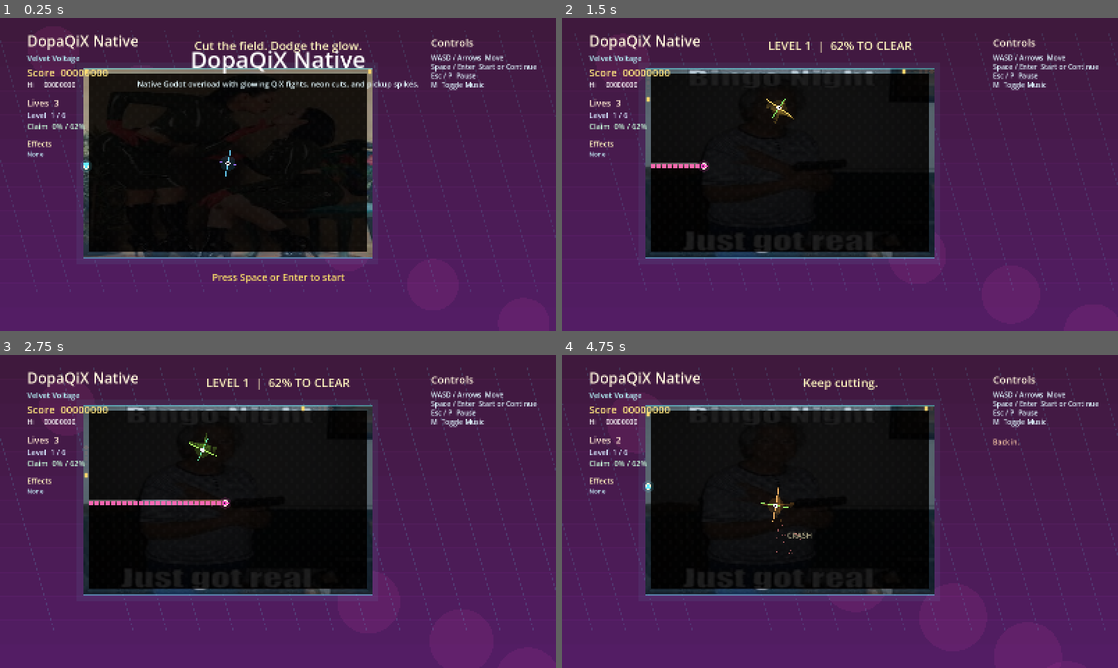
Above: before the commit, frames 1-4 (two rows, left to right).
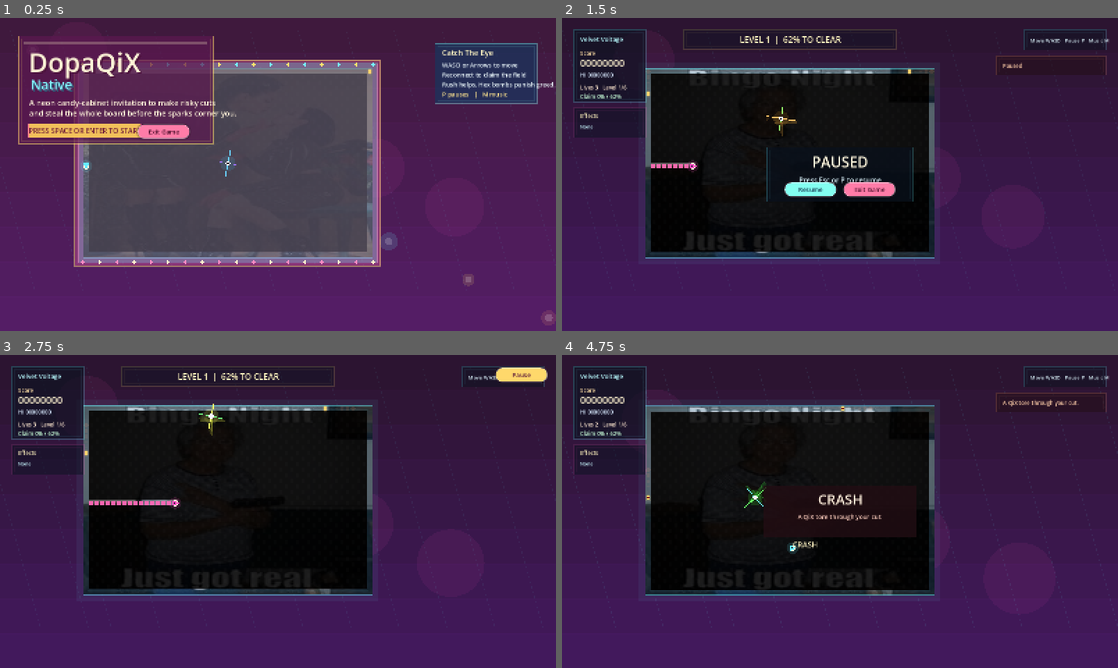
Above: after the commit, the same moments.

Repository: soolafsen/DopaQix
Game: Godot game, scene res://main.tscn
Same seed, same stepped clock (60 frames per second), same inputs: the game is played once before the commit and once after it.
Inputs (mouse positions are in pixels of both pictures, inside the frame that each line leads up to):
- Up to frame 1 (0.25 s): no input
- Up to frame 2 (1.5 s): tap Enter at 0.5 s; hold D (move_right) 0.53-1.25 s; tap Space (accept) at 0.6 s; click (1084, 36) at 1.25 s, where only the run after the commit has a clickable "Pause"
- Up to frame 3 (2.75 s): click (250, 527) at 2 s, where only the run after the commit has a clickable "Resume"
- Up to frame 4 (4.75 s): hold S (move_down) 2.78-3.53 s; tap M (toggle_music) at 2.85 s; hold D (move_right) 3.53-4.28 s; tap Enter at 3.6 s; hold W (move_up) from 4.28 s (still down); tap P at 4.35 s

The runs differ from the first frame. In frame 1, 43% of the frame differs, in the area x 0-100%, y 5-97%; in frame 2, 15%; in frame 3, 14%; in frame 4, 16%.

Commit message:
feat(ui): add pause and exit controls

Diff:
--- a/scripts/game.gd
+++ b/scripts/game.gd
@@ -124,6 +124,9 @@
 var sfx_players := []
 var sfx_index := 0
 var audio_streams := {}
+var pause_button: Button
+var resume_button: Button
+var exit_button: Button
 
 
 func _ready() -> void:
@@ -133,6 +136,7 @@
 	_load_backgrounds()
 	_ensure_input_actions()
 	_build_audio()
+	_build_ui()
 	_load_progress()
 	_reset_run_state()
 	queue_redraw()
@@ -151,6 +155,8 @@
 
 	_update_effects(delta)
 	_update_audio_mix()
+	_layout_ui()
+	_refresh_ui()
 
 	match state_name:
 		"title":
@@ -212,6 +218,11 @@
 	state_timer = 0.0
 
 
+func _notification(what: int) -> void:
+	if what == NOTIFICATION_RESIZED:
+		_layout_ui()
+
+
 func _start_game() -> void:
 	score = 0
 	lives = START_LIVES
@@ -1165,6 +1176,98 @@
 	config.save(SAVE_PATH)
 
 
+func _build_ui() -> void:
+	pause_button = _make_ui_button("Pause", Color("ffd86b"), Color("5c1b3a"))
+	pause_button.pressed.connect(_on_pause_button_pressed)
+	add_child(pause_button)
+
+	resume_button = _make_ui_button("Resume", Color("83fff1"), Color("11344d"))
+	resume_button.pressed.connect(_on_resume_button_pressed)
+	add_child(resume_button)
+
+	exit_button = _make_ui_button("Exit Game", Color("ff7ca8"), Color("4d102c"))
+	exit_button.pressed.connect(_on_exit_button_pressed)
+	add_child(exit_button)
+
+
+func _make_ui_button(label: String, fill: Color, font_color: Color) -> Button:
+	var button := Button.new()
+	button.text = label
+	button.custom_minimum_size = Vector2(150.0, 42.0)
+	button.add_theme_font_size_override("font_size", 18)
+	button.add_theme_color_override("font_color", font_color)
+	button.add_theme_color_override("font_hover_color", font_color)
+	button.add_theme_color_override("font_pressed_color", font_color)
+	button.add_theme_color_override("font_disabled_color", _with_alpha(font_color, 0.5))
+
+	var normal := StyleBoxFlat.new()
+	normal.bg_color = fill
+	normal.border_color = _with_alpha(Color.WHITE, 0.32)
+	normal.border_width_left = 2
+	normal.border_width_top = 2
+	normal.border_width_right = 2
+	normal.border_width_bottom = 2
+	normal.corner_radius_top_left = 18
+	normal.corner_radius_top_right = 18
+	normal.corner_radius_bottom_left = 18
+	normal.corner_radius_bottom_right = 18
+	normal.shadow_color = _with_alpha(Color("2b0d1b"), 0.32)
+	normal.shadow_size = 5
+
+	var hover := normal.duplicate()
+	hover.bg_color = fill.lightened(0.08)
+
+	var pressed := normal.duplicate()
+	pressed.bg_color = fill.darkened(0.08)
+
+	button.add_theme_stylebox_override("normal", normal)
+	button.add_theme_stylebox_override("hover", hover)
+	button.add_theme_stylebox_override("pressed", pressed)
+	button.add_theme_stylebox_override("focus", hover)
+	return button
+
+
+func _layout_ui() -> void:
+	if pause_button != null:
+		pause_button.position = Vector2(size.x - 174.0, 36.0)
+
+	if state_name == "title":
+		if exit_button != null:
+			exit_button.position = Vector2(396.0, 306.0)
+	elif state_name == "paused":
+		if resume_button != null:
+			resume_button.position = Vector2(size.x * 0.5 - 160.0, size.y * 0.5 + 22.0)
+		if exit_button != null:
+			exit_button.position = Vector2(size.x * 0.5 + 10.0, size.y * 0.5 + 22.0)
+	elif state_name == "game_over":
+		if exit_button != null:
+			exit_button.position = Vector2(size.x * 0.5 - 75.0, size.y * 0.5 + 82.0)
+
+
+func _refresh_ui() -> void:
+	if pause_button != null:
+		pause_button.visible = state_name == "playing"
+	if resume_button != null:
+		resume_button.visible = state_name == "paused"
+	if exit_button != null:
+		exit_button.visible = state_name in ["title", "paused", "game_over"]
+
+
+func _on_pause_button_pressed() -> void:
+	if state_name == "playing":
+		_toggle_pause()
+
+
+func _on_resume_button_pressed() -> void:
+	if state_name == "paused":
+		_toggle_pause()
+
+
+func _on_exit_button_pressed() -> void:
+	_save_progress()
+	get_tree().quit()
+
+
 func _draw() -> void:
 	_draw_backdrop()
 	_draw_board()
@@ -1174,7 +1277,8 @@
 	_draw_pickups()
 	_draw_player()
 	_draw_floaters()
-	_draw_hud()
+	if state_name != "title":
+		_draw_hud()
 	_draw_overlay()
 	if flash_strength > 0.0:
 		var overlay := flash_color
@@ -1184,33 +1288,47 @@
 
 func _draw_backdrop() -> void:
 	draw_rect(Rect2(Vector2.ZERO, size), _theme_color("bg_a"), true)
-	for band in range(14):
-		var t := float(band) / 13.0
+	var title_mode := state_name == "title"
+	for band in range(10):
+		var t := float(band) / 9.0
 		var y := lerpf(0.0, size.y, t)
-		var color := _theme_color("bg_a").lerp(_theme_color("bg_b"), t).lerp(_theme_color("bg_c"), 0.25)
-		color.a = 0.92
-		draw_rect(Rect2(Vector2(0.0, y), Vector2(size.x, size.y / 13.0 + 3.0)), color, true)
-
-	for blob in range(8):
-		var wobble := title_phase * (0.14 + blob * 0.03)
+		var color := _theme_color("bg_a").lerp(_theme_color("bg_b"), t).lerp(_theme_color("bg_c"), 0.24 if title_mode else 0.16)
+		color.a = 0.96
+		draw_rect(Rect2(Vector2(0.0, y), Vector2(size.x, size.y / 9.0 + 4.0)), color, true)
+
+	for blob in range(5):
+		var wobble := title_phase * (0.12 + blob * 0.028)
 		var center := Vector2(
-			150.0 + blob * 185.0 + sin(wobble * 1.4 + blob) * 84.0,
+			220.0 + blob * 285.0 + sin(wobble * 1.4 + blob) * 64.0,
 			90.0 + fmod(blob * 112.0 + title_phase * 22.0, size.y + 180.0)
 		)
 		var glow := _theme_color("bg_c")
-		glow.a = 0.09
-		draw_circle(center, 72.0 + sin(wobble) * 26.0, glow)
-
-	for stripe in range(18):
-		var offset := fmod(title_phase * 110.0 + stripe * 96.0, size.x + 260.0) - 130.0
+		glow.a = 0.07
+		draw_circle(center, 84.0 + sin(wobble) * 22.0, glow)
+
+	for stripe in range(14):
+		var offset := fmod(title_phase * 88.0 + stripe * 138.0, size.x + 260.0) - 130.0
 		var stripe_color := _theme_color("rail")
-		stripe_color.a = 0.11 + danger_level * 0.08
+		stripe_color.a = 0.06 + danger_level * 0.04
 		draw_line(
 			Vector2(offset, BOARD_RECT.position.y - 110.0),
 			Vector2(offset + 210.0, BOARD_RECT.end.y + 100.0),
 			stripe_color,
-			2.0
+			1.5
 		)
+	if title_mode:
+		for candy in range(9):
+			var x := 90.0 + candy * 210.0 + sin(title_phase * 0.8 + candy) * 24.0
+			var y := 88.0 + fmod(110.0 * candy + title_phase * 18.0, size.y - 120.0)
+			var candy_palette: Array = [
+				Color("ff75c8"),
+				Color("6ff7ff"),
+				Color("ffe066"),
+				Color("ff9f68")
+			]
+			var candy_color: Color = candy_palette[candy % 4]
+			draw_circle(Vector2(x, y), 18.0 + (candy % 3) * 4.0, _with_alpha(candy_color, 0.14))
+			draw_circle(Vector2(x, y), 9.0 + (candy % 2) * 2.0, _with_alpha(Color.WHITE, 0.18))
 
 
 func _draw_board() -> void:
@@ -1240,6 +1358,9 @@
 
 	draw_rect(_shift_rect(board, camera_offset * 0.18), _with_alpha(_theme_color("rail"), 0.46), false, 3.0)
 	draw_rect(_shift_rect(board.grow(-12.0), camera_offset * 0.08), _with_alpha(_theme_color("rail"), 0.07), false, 2.0)
+	if state_name == "title":
+		_draw_candy_frame(board)
+		draw_rect(board, Color(0, 0, 0, 0.22), true)
 
 
 func _draw_player() -> void:
@@ -1348,55 +1469,77 @@
 
 
 func _draw_hud() -> void:
-	var left_x := 78.0
-	var top_y := 82.0
-	_draw_label(Vector2(left_x, top_y), "DopaQiX Native", 42, Color("fff5dc"))
-	_draw_label(Vector2(left_x, top_y + 42), current_theme.get("name", "Arcade"), 22, Color("b9fbff"))
-	_draw_label(Vector2(left_x, top_y + 86), "Score  %08d" % score, 30, Color("ffe680"))
-	_draw_label(Vector2(left_x, top_y + 118), "Hi     %08d" % high_score, 20, Color("ffffff"))
-	_draw_label(Vector2(left_x, top_y + 172), "Lives  %d" % lives, 26, Color("ffe9d1"))
-	_draw_label(Vector2(left_x, top_y + 206), "Level  %d / %d" % [level, FINAL_LEVEL], 22, Color("d7e9ff"))
-	_draw_label(Vector2(left_x, top_y + 238), "Claim  %d%% / %d%%" % [int(capture_percent), capture_goal], 22, Color("c8ffda"))
+	var left_panel := Rect2(Vector2(34.0, 34.0), Vector2(208.0, 208.0))
+	_draw_panel(left_panel, Color("0b1220", 0.64), _with_alpha(_theme_color("rail"), 0.22))
+	_draw_label(left_panel.position + Vector2(18.0, 34.0), current_theme.get("name", "Arcade"), 18, Color("b9fbff"))
+	_draw_label(left_panel.position + Vector2(18.0, 74.0), "Score", 16, Color("ffe0a6"))
+	_draw_label(left_panel.position + Vector2(18.0, 106.0), "%08d" % score, 28, Color("fff3d1"))
+	_draw_label(left_panel.position + Vector2(18.0, 136.0), "Hi %08d" % high_score, 16, Color("d8eaff"))
+	_draw_label(left_panel.position + Vector2(18.0, 172.0), "Lives %d   Level %d/%d" % [lives, level, FINAL_LEVEL], 16, Color("ffe9d1"))
+	_draw_label(left_panel.position + Vector2(18.0, 198.0), "Claim %d%% / %d%%" % [int(capture_percent), capture_goal], 16, Color("c8ffda"))
 
 	var effects := []
 	for key in ["rush", "shield", "hex"]:
 		if _effect_active(key):
 			effects.append("%s %.0fs" % [PICKUP_META[key]["title"], ceil(active_effects[key])])
-	_draw_label(Vector2(left_x, top_y + 288), "Effects", 22, Color("fff3bf"))
-	_draw_label(Vector2(left_x, top_y + 316), "None" if effects.is_empty() else " | ".join(effects), 18, Color("c8f7ff"))
-
-	var right_x := size.x - 360.0
-	_draw_label(Vector2(right_x, top_y), "Controls", 30, Color("fff5dc"))
-	_draw_label(Vector2(right_x, top_y + 40), "WASD / Arrows  Move", 20, Color("dff7ff"))
-	_draw_label(Vector2(right_x, top_y + 66), "Space / Enter  Start or Continue", 20, Color("dff7ff"))
-	_draw_label(Vector2(right_x, top_y + 92), "Esc / P  Pause", 20, Color("dff7ff"))
-	_draw_label(Vector2(right_x, top_y + 118), "M  Toggle Music", 20, Color("dff7ff"))
+	var effect_panel := Rect2(Vector2(34.0, 258.0), Vector2(208.0, 86.0))
+	_draw_panel(effect_panel, Color("0b1220", 0.52), _with_alpha(_theme_color("trail_b"), 0.18))
+	_draw_label(effect_panel.position + Vector2(18.0, 30.0), "Effects", 16, Color("fff3bf"))
+	_draw_label(effect_panel.position + Vector2(18.0, 60.0), "None" if effects.is_empty() else " | ".join(effects), 14, Color("c8f7ff"))
+
+	var utility_panel := Rect2(Vector2(size.x - 270.0, 34.0), Vector2(236.0, 58.0))
+	_draw_panel(utility_panel, Color("0b1220", 0.5), _with_alpha(_theme_color("rail"), 0.18))
+	_draw_label(utility_panel.position + Vector2(18.0, 36.0), "Move WASD   Pause P   Music M", 15, Color("dff7ff"))
 
 	if status_message != "":
-		_draw_label(Vector2(right_x, top_y + 176), status_message, 20, Color("ffcfaa"))
+		var status_panel := Rect2(Vector2(size.x - 350.0, 110.0), Vector2(316.0, 54.0))
+		_draw_panel(status_panel, Color("220d13", 0.52), _with_alpha(Color("ff9d7a"), 0.18))
+		_draw_label(status_panel.position + Vector2(18.0, 34.0), status_message, 16, Color("ffcfaa"))
 	if banner_timer > 0.0:
-		_draw_centered_label(Vector2(size.x * 0.5, 92.0), banner_text, 34, Color("fff6bf"))
+		var banner_rect := Rect2(Vector2(BOARD_RECT.position.x + 110.0, 34.0), Vector2(BOARD_RECT.size.x - 220.0, 56.0))
+		_draw_panel(banner_rect, Color("0b1220", 0.42), _with_alpha(_theme_color("trail_a"), 0.15))
+		_draw_centered_label(Vector2(banner_rect.get_center().x, banner_rect.position.y + 37.0), banner_text, 24, Color("fff6bf"))
 
 
 func _draw_overlay() -> void:
 	if state_name == "title":
-		_draw_centered_label(Vector2(size.x * 0.5, size.y * 0.16), PROJECT_TITLE, 66, Color("ffffff"))
-		_draw_centered_label(Vector2(size.x * 0.5, size.y * 0.22), "Native Godot overload with glowing QiX fights, neon cuts, and pickup spikes.", 22, Color("e5faff"))
-		_draw_centered_label(Vector2(size.x * 0.5, size.y * 0.84), "Press Space or Enter to start", 28, Color("ffe46a"))
+		var marquee := Rect2(Vector2(54.0, 52.0), Vector2(560.0, 310.0))
+		_draw_panel(marquee, Color("5b184f", 0.72), _with_alpha(Color("ffd86b"), 0.52))
+		draw_rect(Rect2(marquee.position + Vector2(16.0, 16.0), Vector2(marquee.size.x - 32.0, 10.0)), _with_alpha(Color("fff8cb"), 0.25), true)
+		_draw_shadowed_label(marquee.position + Vector2(28.0, 104.0), "DopaQiX", 76, Color("4a103a", 0.95), Color("fff6d8"))
+		_draw_shadowed_label(marquee.position + Vector2(34.0, 154.0), "Native", 38, Color("2a5f7a", 0.92), Color("84f8ff"))
+		_draw_label(marquee.position + Vector2(30.0, 200.0), "A neon candy-cabinet invitation to make risky cuts", 22, Color("fff4da"))
+		_draw_label(marquee.position + Vector2(30.0, 230.0), "and steal the whole board before the sparks corner you.", 22, Color("fff4da"))
+		var cta := Rect2(marquee.position + Vector2(28.0, 252.0), Vector2(324.0, 40.0))
+		_draw_panel(cta, Color("ffcf5b", 0.92), _with_alpha(Color("ff5fa2"), 0.68))
+		_draw_centered_label(Vector2(cta.get_center().x, cta.position.y + 28.0), "PRESS SPACE OR ENTER TO START", 20, Color("6f1b39"))
+		var info := Rect2(Vector2(size.x - 348.0, 74.0), Vector2(294.0, 172.0))
+		_draw_panel(info, Color("143860", 0.64), _with_alpha(Color("88fff7"), 0.36))
+		_draw_label(info.position + Vector2(20.0, 34.0), "Catch The Eye", 22, Color("fff6c4"))
+		_draw_label(info.position + Vector2(20.0, 68.0), "WASD or Arrows to move", 18, Color("effcff"))
+		_draw_label(info.position + Vector2(20.0, 96.0), "Reconnect to claim the field", 18, Color("effcff"))
+		_draw_label(info.position + Vector2(20.0, 124.0), "Rush helps. Hex bombs punish greed.", 18, Color("effcff"))
+		_draw_label(info.position + Vector2(20.0, 152.0), "P pauses   |   M music", 18, Color("ffe58f"))
 	elif state_name == "paused":
-		_draw_centered_label(Vector2(size.x * 0.5, size.y * 0.44), "PAUSED", 52, Color("fff7dd"))
-		_draw_centered_label(Vector2(size.x * 0.5, size.y * 0.49), "Press Esc or P to resume", 22, Color("dff7ff"))
+		var modal := Rect2(Vector2(size.x * 0.5 - 210.0, size.y * 0.5 - 78.0), Vector2(420.0, 156.0))
+		_draw_panel(modal, Color("09101b", 0.78), _with_alpha(_theme_color("rail"), 0.22))
+		_draw_centered_label(Vector2(modal.get_center().x, modal.position.y + 58.0), "PAUSED", 42, Color("fff7dd"))
+		_draw_centered_label(Vector2(modal.get_center().x, modal.position.y + 102.0), "Press Esc or P to resume", 20, Color("dff7ff"))
 	elif state_name == "death":
-		_draw_centered_label(Vector2(size.x * 0.5, size.y * 0.46), "CRASH", 50, Color("fff0dc"))
-		_draw_centered_label(Vector2(size.x * 0.5, size.y * 0.51), status_message, 20, Color("ffd0c0"))
+		var modal := Rect2(Vector2(size.x * 0.5 - 220.0, size.y * 0.5 - 74.0), Vector2(440.0, 148.0))
+		_draw_panel(modal, Color("220d13", 0.8), _with_alpha(Color("ff8c73"), 0.22))
+		_draw_centered_label(Vector2(modal.get_center().x, modal.position.y + 54.0), "CRASH", 40, Color("fff0dc"))
+		_draw_centered_label(Vector2(modal.get_center().x, modal.position.y + 96.0), status_message, 18, Color("ffd0c0"))
 	elif state_name == "game_over":
+		var modal := Rect2(Vector2(size.x * 0.5 - 250.0, size.y * 0.5 - 100.0), Vector2(500.0, 200.0))
+		_draw_panel(modal, Color("09101b", 0.84), _with_alpha(_theme_color("rail"), 0.2))
 		if run_won:
-			_draw_centered_label(Vector2(size.x * 0.5, size.y * 0.42), "SYSTEM OVERLOADED", 54, Color("fff7d8"))
-			_draw_centered_label(Vector2(size.x * 0.5, size.y * 0.47), "You own the board.", 22, Color("dffcff"))
+			_draw_centered_label(Vector2(modal.get_center().x, modal.position.y + 64.0), "SYSTEM OVERLOADED", 42, Color("fff7d8"))
+			_draw_centered_label(Vector2(modal.get_center().x, modal.position.y + 106.0), "You own the board.", 20, Color("dffcff"))
 		else:
-			_draw_centered_label(Vector2(size.x * 0.5, size.y * 0.42), "GAME OVER", 54, Color("fff7d8"))
-			_draw_centered_label(Vector2(size.x * 0.5, size.y * 0.47), status_message if status_message != "" else "The board bit back.", 22, Color("ffd4c4"))
-		_draw_centered_label(Vector2(size.x * 0.5, size.y * 0.54), "Press Space or Enter to run it again", 24, Color("ffe46a"))
+			_draw_centered_label(Vector2(modal.get_center().x, modal.position.y + 64.0), "GAME OVER", 42, Color("fff7d8"))
+			_draw_centered_label(Vector2(modal.get_center().x, modal.position.y + 106.0), status_message if status_message != "" else "The board bit back.", 20, Color("ffd4c4"))
+		_draw_centered_label(Vector2(modal.get_center().x, modal.position.y + 152.0), "Press Space or Enter to run it again", 20, Color("ffe46a"))
 
 
 func _draw_label(position: Vector2, text: String, font_size: int, color: Color) -> void:
@@ -1406,3 +1549,28 @@
 func _draw_centered_label(position: Vector2, text: String, font_size: int, color: Color) -> void:
 	var width := ThemeDB.fallback_font.get_string_size(text, HORIZONTAL_ALIGNMENT_LEFT, -1.0, font_size).x
 	draw_string(ThemeDB.fallback_font, position - Vector2(width * 0.5, 0.0), text, HORIZONTAL_ALIGNMENT_LEFT, -1.0, font_size, color)
+
+
+func _draw_shadowed_label(position: Vector2, text: String, font_size: int, shadow: Color, fill: Color) -> void:
+	_draw_label(position + Vector2(5.0, 5.0), text, font_size, shadow)
+	_draw_label(position, text, font_size, fill)
+
+
+func _draw_panel(rect: Rect2, fill: Color, stroke: Color) -> void:
+	draw_rect(rect, fill, true)
+	draw_rect(rect, stroke, false, 2.0)
+	draw_rect(rect.grow(-8.0), _with_alpha(stroke, stroke.a * 0.28), false, 1.0)
+
+
+func _draw_candy_frame(board: Rect2) -> void:
+	var frame := board.grow(24.0)
+	draw_rect(frame, _with_alpha(Color("ff5fa2"), 0.32), true)
+	draw_rect(frame.grow(-8.0), _with_alpha(Color("6df8ff"), 0.24), true)
+	draw_rect(frame, _with_alpha(Color("ffe476"), 0.46), false, 4.0)
+	draw_rect(frame.grow(-10.0), _with_alpha(Color("ff7cb8"), 0.44), false, 3.0)
+	for index in range(18):
+		var px := frame.position.x + 22.0 + index * ((frame.size.x - 44.0) / 17.0)
+		var top_color := Color("ffe66d") if index % 2 == 0 else Color("76faff")
+		var bottom_color := Color("ff8ec6") if index % 2 == 0 else Color("fff4cf")
+		draw_circle(Vector2(px, frame.position.y + 12.0), 4.5, top_color)
+		draw_circle(Vector2(px, frame.end.y - 12.0), 4.5, bottom_color)
Not shown, changed: dist/DopaQiXNative-win64.zip
